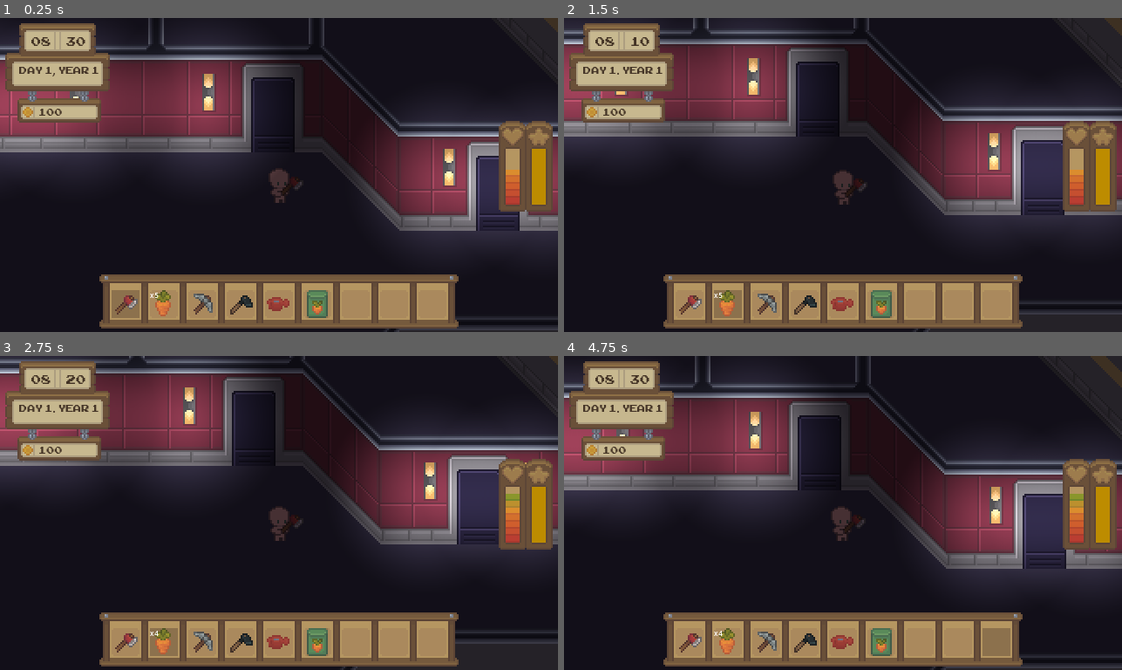
Above: before the commit, frames 1-4 (two rows, left to right).
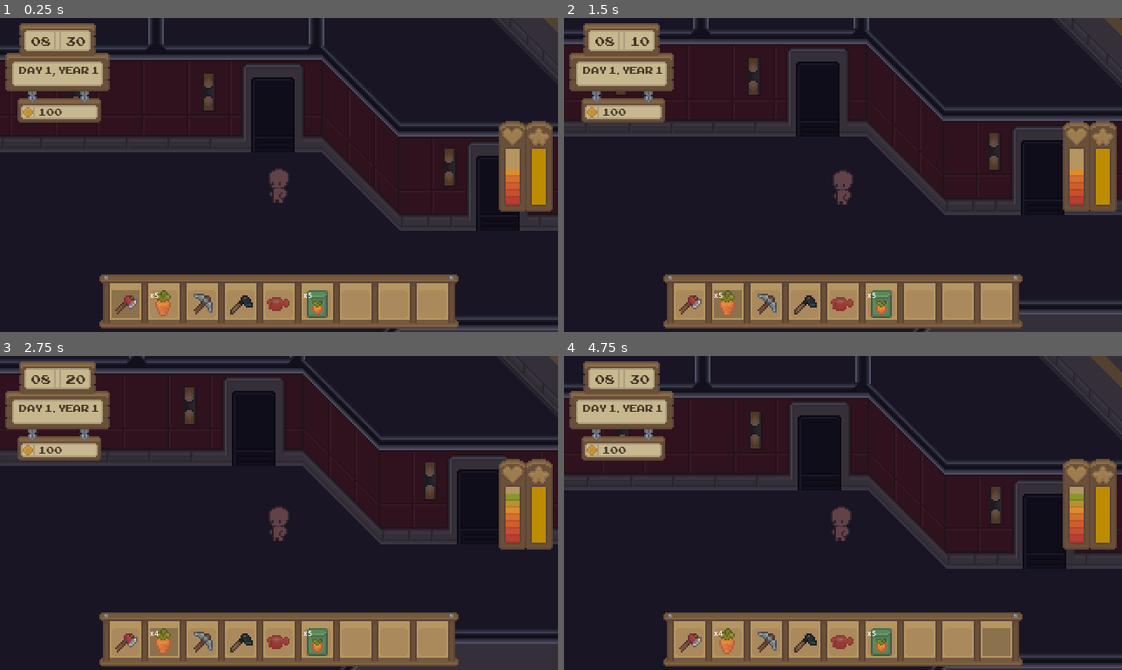
Above: after the commit, the same moments.

Repository: foofoomagoo/StarlightV2
Game: Godot game, scene res://scenes/main/main.tscn
Same seed, same stepped clock (60 frames per second), same inputs: the game is played once before the commit and once after it.
Inputs (mouse positions are in pixels of both pictures, inside the frame that each line leads up to):
- Up to frame 1 (0.25 s): no input
- Up to frame 2 (1.5 s): tap Enter at 0.5 s; move the mouse to (686, 303) at 0.52 s; hold Right (ui_right) 0.53-1.28 s; hold Right mouse button (use_item) 0.53-1.28 s; click (686, 303) at 0.67 s; move the mouse to (725, 303) at 1.27 s; hold Down (ui_down) from 1.28 s (still down); tap E (interact) at 1.35 s; click (725, 303) at 1.42 s
- Up to frame 3 (2.75 s): right-click (161, 641) at 1.55 s; release Down (ui_down) at 2 s; click "Yes" at 2 s
- Up to frame 4 (4.75 s): tap Space at 2.75 s; move the mouse to (686, 641) at 2.77 s; hold Right (ui_right) 2.78-3.53 s; hold Right mouse button (use_item) 2.78-3.53 s; click (686, 641) at 2.92 s; move the mouse to (725, 641) at 3.52 s; hold Up (ui_up) 3.53-4.28 s; tap 1 at 3.6 s; click (725, 641) at 3.67 s; right-click (725, 641) at 3.8 s; tap Enter at 4.25 s; move the mouse to (764, 641) at 4.27 s; hold Left (ui_left) from 4.28 s (still down); hold Right mouse button (use_item) from 4.28 s (still down); tap 9 at 4.35 s; click (764, 641) at 4.42 s

The runs differ from the first frame. In frame 1, 19% of the frame differs, in the area x 0-100%, y 0-100%; in frame 2, 18%; in frame 3, 18%; in frame 4, 19%.

Commit message:
Fixed scene change

Diff:
--- a/entities/player/player.gd
+++ b/entities/player/player.gd
@@ -11,7 +11,8 @@
 func _ready():
 	PlayerManager.player = self
 	animation.active = true
-
+	animation.get("parameters/playback").travel("Idle")
+	animation["parameters/conditions/idle"] = true
 
 func _physics_process(delta):
 	if Globals.can_move:
--- a/entities/player/player.tscn
+++ b/entities/player/player.tscn
@@ -235,7 +235,7 @@
 "times": PackedFloat32Array(0),
 "transitions": PackedFloat32Array(1),
 "update": 1,
-"values": [0]
+"values": [24]
 }
 tracks/1/type = "value"
 tracks/1/imported = false
@@ -247,7 +247,7 @@
 "times": PackedFloat32Array(0),
 "transitions": PackedFloat32Array(1),
 "update": 1,
-"values": [Vector2i(0, 35)]
+"values": [Vector2i(0, 3)]
 }
 tracks/2/type = "value"
 tracks/2/imported = false
@@ -734,20 +734,20 @@
 "values": [8, 9, 10, 11, 12, 13, 14, 15]
 }
 
-[sub_resource type="Animation" id="Animation_aqcjv"]
-resource_name = "water_left"
-length = 0.5
-tracks/0/type = "value"
-tracks/0/imported = false
-tracks/0/enabled = true
-tracks/0/path = NodePath("Sprite2D:frame_coords")
-tracks/0/interp = 1
-tracks/0/loop_wrap = true
-tracks/0/keys = {
-"times": PackedFloat32Array(0),
-"transitions": PackedFloat32Array(1),
-"update": 1,
-"values": [Vector2i(0, 40)]
+[sub_resource type="Animation" id="Animation_moetm"]
+resource_name = "water_down"
+length = 0.5
+tracks/0/type = "value"
+tracks/0/imported = false
+tracks/0/enabled = true
+tracks/0/path = NodePath("Sprite2D:frame_coords")
+tracks/0/interp = 1
+tracks/0/loop_wrap = true
+tracks/0/keys = {
+"times": PackedFloat32Array(0),
+"transitions": PackedFloat32Array(1),
+"update": 1,
+"values": [Vector2i(0, 37)]
 }
 tracks/1/type = "value"
 tracks/1/imported = false
@@ -759,7 +759,7 @@
 "times": PackedFloat32Array(0, 0.1, 0.5),
 "transitions": PackedFloat32Array(1, 1, 1),
 "update": 1,
-"values": [320, 321, 320]
+"values": [296, 297, 296]
 }
 tracks/2/type = "value"
 tracks/2/imported = false
@@ -774,20 +774,20 @@
 "values": [Vector2(0, 5)]
 }
 
-[sub_resource type="Animation" id="Animation_mimni"]
-resource_name = "water_right"
-length = 0.5
-tracks/0/type = "value"
-tracks/0/imported = false
-tracks/0/enabled = true
-tracks/0/path = NodePath("Sprite2D:frame_coords")
-tracks/0/interp = 1
-tracks/0/loop_wrap = true
-tracks/0/keys = {
-"times": PackedFloat32Array(0),
-"transitions": PackedFloat32Array(1),
-"update": 1,
-"values": [Vector2i(0, 39)]
+[sub_resource type="Animation" id="Animation_aqcjv"]
+resource_name = "water_left"
+length = 0.5
+tracks/0/type = "value"
+tracks/0/imported = false
+tracks/0/enabled = true
+tracks/0/path = NodePath("Sprite2D:frame_coords")
+tracks/0/interp = 1
+tracks/0/loop_wrap = true
+tracks/0/keys = {
+"times": PackedFloat32Array(0),
+"transitions": PackedFloat32Array(1),
+"update": 1,
+"values": [Vector2i(0, 40)]
 }
 tracks/1/type = "value"
 tracks/1/imported = false
@@ -799,7 +799,7 @@
 "times": PackedFloat32Array(0, 0.1, 0.5),
 "transitions": PackedFloat32Array(1, 1, 1),
 "update": 1,
-"values": [312, 313, 312]
+"values": [320, 321, 320]
 }
 tracks/2/type = "value"
 tracks/2/imported = false
@@ -814,20 +814,20 @@
 "values": [Vector2(0, 5)]
 }
 
-[sub_resource type="Animation" id="Animation_ic8xl"]
-resource_name = "water_up"
-length = 0.5
-tracks/0/type = "value"
-tracks/0/imported = false
-tracks/0/enabled = true
-tracks/0/path = NodePath("Sprite2D:frame_coords")
-tracks/0/interp = 1
-tracks/0/loop_wrap = true
-tracks/0/keys = {
-"times": PackedFloat32Array(0),
-"transitions": PackedFloat32Array(1),
-"update": 1,
-"values": [Vector2i(0, 38)]
+[sub_resource type="Animation" id="Animation_mimni"]
+resource_name = "water_right"
+length = 0.5
+tracks/0/type = "value"
+tracks/0/imported = false
+tracks/0/enabled = true
+tracks/0/path = NodePath("Sprite2D:frame_coords")
+tracks/0/interp = 1
+tracks/0/loop_wrap = true
+tracks/0/keys = {
+"times": PackedFloat32Array(0),
+"transitions": PackedFloat32Array(1),
+"update": 1,
+"values": [Vector2i(0, 39)]
 }
 tracks/1/type = "value"
 tracks/1/imported = false
@@ -839,7 +839,7 @@
 "times": PackedFloat32Array(0, 0.1, 0.5),
 "transitions": PackedFloat32Array(1, 1, 1),
 "update": 1,
-"values": [304, 305, 304]
+"values": [312, 313, 312]
 }
 tracks/2/type = "value"
 tracks/2/imported = false
@@ -854,20 +854,20 @@
 "values": [Vector2(0, 5)]
 }
 
-[sub_resource type="Animation" id="Animation_moetm"]
-resource_name = "water_down"
-length = 0.5
-tracks/0/type = "value"
-tracks/0/imported = false
-tracks/0/enabled = true
-tracks/0/path = NodePath("Sprite2D:frame_coords")
-tracks/0/interp = 1
-tracks/0/loop_wrap = true
-tracks/0/keys = {
-"times": PackedFloat32Array(0),
-"transitions": PackedFloat32Array(1),
-"update": 1,
-"values": [Vector2i(0, 37)]
+[sub_resource type="Animation" id="Animation_ic8xl"]
+resource_name = "water_up"
+length = 0.5
+tracks/0/type = "value"
+tracks/0/imported = false
+tracks/0/enabled = true
+tracks/0/path = NodePath("Sprite2D:frame_coords")
+tracks/0/interp = 1
+tracks/0/loop_wrap = true
+tracks/0/keys = {
+"times": PackedFloat32Array(0),
+"transitions": PackedFloat32Array(1),
+"update": 1,
+"values": [Vector2i(0, 38)]
 }
 tracks/1/type = "value"
 tracks/1/imported = false
@@ -879,7 +879,7 @@
 "times": PackedFloat32Array(0, 0.1, 0.5),
 "transitions": PackedFloat32Array(1, 1, 1),
 "update": 1,
-"values": [296, 297, 296]
+"values": [304, 305, 304]
 }
 tracks/2/type = "value"
 tracks/2/imported = false
@@ -940,7 +940,7 @@
 texture = ExtResource("2_bu87y")
 hframes = 8
 vframes = 49
-frame = 280
+frame = 24
 
 [node name="AnimationTree" type="AnimationTree" parent="."]
 tree_root = SubResource("AnimationNodeStateMachine_6ji2f")
--- a/globals/WorldManager.gd
+++ b/globals/WorldManager.gd
@@ -1,15 +1,23 @@
 extends Node
 
 signal scene_change(scene: PackedScene)
+signal go_to_sleep
 
-@onready var current_scene: PackedScene = preload("res://scenes/main/levels/ship.tscn")
 @onready var scene_transition = preload("res://scenes/common/scene_transition_ui.tscn")
 
 var current_tilemap: TileMap
 var camera_limits
-var next_scene: PackedScene
+var current_scene
+var next_scene: String
 
-func load_new_scene(scene: PackedScene) -> void:
+#func load_new_scene(scene: PackedScene) -> void:
+#	next_scene = scene
+#	var transition = scene_transition.instantiate()
+#	var ui = get_tree().get_root().get_node("Main/UI")
+#	ui.add_child(transition)
+#	transition.animation_finished.connect(on_scene_faded_out)
+
+func load_new_scene(scene: String) -> void:
 	next_scene = scene
 	var transition = scene_transition.instantiate()
 	var ui = get_tree().get_root().get_node("Main/UI")
@@ -18,4 +26,17 @@
 
 
 func on_scene_faded_out():
+	get_tree().paused = true
 	scene_change.emit(next_scene)
+
+
+func sleep():
+	var transition = scene_transition.instantiate()
+	var ui = get_tree().get_root().get_node("Main/UI")
+	ui.add_child(transition)
+	transition.animation_finished.connect(on_sleep)
+
+
+func on_sleep():
+	get_tree().paused = true
+	go_to_sleep.emit()
--- a/globals/crop_manager.gd
+++ b/globals/crop_manager.gd
@@ -4,7 +4,9 @@
 
 var can_show_seed_grid: bool = false
 
+
 func on_day_tick():
+	print("Day tick")
 	var current_day = TimeManager.day
 	var non_empty = crops.filter(empty_crops)
 
--- a/globals/globals.gd
+++ b/globals/globals.gd
@@ -7,7 +7,7 @@
 
 var game_paused: bool
 var can_move: bool = true
-var disable_controls: bool
+var disable_controls: bool = false
 var store_player
 
 
--- a/globals/player_manager.gd
+++ b/globals/player_manager.gd
@@ -30,7 +30,6 @@
 	InventoryManager.subtract_quantity()
 	player_health = clamp(player_health + data.heal_value, 0, 8)
 	health_tick.emit(player_health)
-	print(player_health)
 
 #	Called when a tool is used from hotbar
 func use_tool(data) -> void:
@@ -53,5 +52,12 @@
 func place_seed(data: DataCrop, index: int):
 	if timer.is_stopped():
 		timer.start()
-		print("Player manager")
 		player._seed(data)
+
+
+func replenish():
+	player_energy = 100
+	player_health = 8
+
+	health_tick.emit(8)
+	energy_tick.emit(-100)
--- a/globals/time_manager.gd
+++ b/globals/time_manager.gd
@@ -52,11 +52,12 @@
 
 
 func sleep() -> void:
+	minute = 0
 	hour = 8
 	day += 1
 	if day >= 30:
 		day = 1
 		year += 1
 
-#	CropManager.on_day_tick()
+	CropManager.on_day_tick()
 	time_tick.emit()
--- a/repo/player_inventory.tres
+++ b/repo/player_inventory.tres
@@ -37,7 +37,7 @@
 [sub_resource type="Resource" id="Resource_5psxr"]
 script = ExtResource("3_mwsmf")
 item_data = ExtResource("8_5m2dt")
-quantity = 1
+quantity = 5
 
 [resource]
 script = ExtResource("1_5xkao")
--- a/repo/stone.tres
+++ b/repo/stone.tres
@@ -11,6 +11,7 @@
 script = ExtResource("1_4u1ae")
 ITEM_NAME = "Stone"
 ITEM_TEXTURE = SubResource("AtlasTexture_1xq37")
+ITEM_TYPE = ""
 STACKABLE = true
 HOVER_TEXT = "A stone used for stuff."
 STATIC = false
--- a/scenes/common/crop.gd
+++ b/scenes/common/crop.gd
@@ -44,8 +44,10 @@
 
 
 func load_crop_info():
+	print(grow_state)
 	days_to_grow = crop.time_to_grow
 	sprite.texture  = crop.crop_texture
+	sprite.hframes = crop.phases
 	sprite.set_frame(grow_state)
 	if watered:
 		ground.modulate = Color(0.647059, 0.164706, 0.164706, 1)
@@ -62,7 +64,7 @@
 func plant_crop():
 	day_planted = TimeManager.day
 	sprite.set_frame(grow_state)
-	grow_state = 1
+	grow_state = 0
 	sprite.hframes = crop.phases
 
 	var crop_info: Dictionary = {
--- a/scenes/common/crop.tscn
+++ b/scenes/common/crop.tscn
@@ -8,8 +8,8 @@
 atlas = ExtResource("2_uofgh")
 region = Rect2(128, 144, 16, 16)
 
-[sub_resource type="CircleShape2D" id="CircleShape2D_or43p"]
-radius = 7.0
+[sub_resource type="RectangleShape2D" id="RectangleShape2D_06dov"]
+size = Vector2(16, 16)
 
 [node name="Crop" type="Node2D"]
 script = ExtResource("1_mhvpr")
@@ -28,7 +28,7 @@
 interact_type = "crop"
 
 [node name="CollisionShape2D" type="CollisionShape2D" parent="InteractArea"]
-shape = SubResource("CircleShape2D_or43p")
+shape = SubResource("RectangleShape2D_06dov")
 
 [connection signal="mouse_entered" from="InteractArea" to="." method="_on_interact_area_mouse_entered"]
 [connection signal="mouse_exited" from="InteractArea" to="." method="_on_interact_area_mouse_exited"]
--- a/scenes/common/scene_transition.gd
+++ b/scenes/common/scene_transition.gd
@@ -1,9 +1,11 @@
 extends Area2D
 
-@export var scene_to_load: PackedScene
-
+#@export var scene_to_load: PackedScene
+@export var scene_to_load: String
 
 func _on_body_entered(body):
-	Globals.can_move = false
-	WorldManager.load_new_scene(scene_to_load)
-	PlayerManager.player._freeze()
+	if scene_to_load:
+		PlayerManager.player._freeze()
+		Globals.can_move = false
+		Globals.toggle_controls()
+		WorldManager.load_new_scene(scene_to_load)
--- a/scenes/common/scene_transition.tscn
+++ b/scenes/common/scene_transition.tscn
@@ -12,7 +12,6 @@
 script = ExtResource("1_ovhb6")
 
 [node name="CollisionShape2D" type="CollisionShape2D" parent="."]
-position = Vector2(-102, 45)
 shape = SubResource("RectangleShape2D_4l33r")
 
 [connection signal="body_entered" from="." to="." method="_on_body_entered"]
--- a/scenes/main/GameWorld.gd
+++ b/scenes/main/GameWorld.gd
@@ -1,26 +1,44 @@
 extends Node2D
 
 @onready var player = preload("res://entities/player/player.tscn")
+@onready var starting_area = preload("res://scenes/main/levels/starting_area.tscn")
 
 # Called when the node enters the scene tree for the first time.
 func _ready():
 	WorldManager.scene_change.connect(on_scene_change)
+	WorldManager.go_to_sleep.connect(on_sleep)
 
+	var starting_scene = starting_area.instantiate()
+	add_child(starting_scene)
 
 func remove_scene() -> void:
 	for child in get_children():
 		remove_child(child)
 
-func on_scene_change(scene: PackedScene):
+func on_scene_change(scene: String):
 	remove_scene()
 
 	#	Load the next scene
-	var new_scene = scene.instantiate()
-	add_child(new_scene)
+	var new_scene = load(scene)
+	var scene_instance = new_scene.instantiate()
+	add_child(scene_instance)
 
 	#	Load player
 	var player_instance = player.instantiate()
 	get_child(0).get_node("YSort").add_child(player_instance)
 
 	#	Allow for movement
+	await get_tree().create_timer(1).timeout
+	Globals.toggle_controls()
+	get_tree().paused = false
 	Globals.can_move = true
+
+
+func on_sleep() -> void:
+	PlayerManager.player.position = Vector2(0, 0)
+	PlayerManager.replenish()
+	TimeManager.sleep()
+	await get_tree().create_timer(1).timeout
+	Globals.toggle_controls()
+	get_tree().paused = false
+	Globals.can_move = true
--- a/scenes/main/hotbar.gd
+++ b/scenes/main/hotbar.gd
@@ -26,7 +26,7 @@
 	children[index].color = Color("#8c714d")
 
 func _process(delta):
-	if Input.is_action_pressed("use_item"):
+	if Input.is_action_pressed("use_item") and !Globals.disable_controls:
 		var slot_data = inventory.slot_datas[selected_index]
 		if slot_data:
 			slot_data.item_data.use(selected_index)
--- /dev/null
+++ b/scenes/main/levels/Sleep.gd
@@ -0,0 +1,7 @@
+extends Area2D
+
+func _on_body_entered(body):
+	PlayerManager.player._freeze()
+	Globals.can_move = false
+	Globals.toggle_controls()
+	WorldManager.sleep()
--- /dev/null
+++ b/scenes/main/levels/planet.gd
@@ -0,0 +1,30 @@
+extends Node2D
+
+@onready var camera_limits: Array[int] = [-2000, -2000, 2000, 2000]
+@onready var tilemap = $TileMap
+@onready var tree = preload("res://scenes/common/tree.tscn")
+@onready var rock = preload("res://scenes/common/rock.tscn")
+#@onready var twig = preload("res://scenes/environment/twig.tscn")
+@onready var crop_scene = preload("res://scenes/common/crop.tscn")
+@onready var ysort = $YSort
+@onready var scene_name = "Spring"
+
+var player_position: Vector2i
+var world_data
+
+
+func _ready():
+	WorldManager.current_scene = self
+	load_crops()
+
+
+func load_crops():
+	for i in CropManager.crops:
+		var crop = crop_scene.instantiate()
+		crop.crop = i["crop"]
+		crop.position = Vector2(i["pos_x"], i["pos_y"])
+		crop.grow_state = i["grow_state"]
+		crop.day_planted = i["day_planted"]
+		crop.watered = i["watered"]
+		crop.new = i["new"]
+		get_node("YSort").add_child(crop)
--- a/scenes/main/levels/planet.tscn
+++ b/scenes/main/levels/planet.tscn
@@ -1,10 +1,13 @@
-[gd_scene load_steps=4 format=3 uid="uid://chbuywgw6rtw8"]
+[gd_scene load_steps=6 format=3 uid="uid://chbuywgw6rtw8"]
 
 [ext_resource type="TileSet" uid="uid://chp0dxyplxetx" path="res://tilesets/planet.tres" id="1_himro"]
+[ext_resource type="Script" path="res://scenes/main/levels/planet.gd" id="1_yf2dr"]
 [ext_resource type="Script" path="res://scenes/main/levels/TileMap.gd" id="2_i7e1c"]
 [ext_resource type="PackedScene" uid="uid://br0a0ehkagcb7" path="res://scenes/common/tree.tscn" id="2_y22i4"]
+[ext_resource type="PackedScene" uid="uid://dg00h63ep7hqm" path="res://scenes/common/scene_transition.tscn" id="4_uhfbx"]
 
 [node name="Planet" type="Node2D"]
+script = ExtResource("1_yf2dr")
 
 [node name="TileMap" type="TileMap" parent="."]
 y_sort_enabled = true
@@ -21,3 +24,7 @@
 
 [node name="Tree" parent="YSort" instance=ExtResource("2_y22i4")]
 position = Vector2(40, 31)
+
+[node name="SceneTransition" parent="." instance=ExtResource("4_uhfbx")]
+position = Vector2(73, 27)
+scene_to_load = "res://scenes/main/levels/starting_area.tscn"
--- a/scenes/main/levels/ship.tscn
+++ b/scenes/main/levels/starting-ship.tscn
@@ -1,9 +1,8 @@
 [gd_scene load_steps=7 format=3 uid="uid://dfm4dr56id0be"]
 
-[ext_resource type="Script" path="res://scenes/main/levels/ship.gd" id="1_twp0k"]
-[ext_resource type="Texture2D" uid="uid://biub0x00hducd" path="res://scenes/main/levels/ship.png" id="2_x2fai"]
-[ext_resource type="PackedScene" uid="uid://dg00h63ep7hqm" path="res://scenes/common/scene_transition.tscn" id="3_7khfk"]
-[ext_resource type="PackedScene" uid="uid://chbuywgw6rtw8" path="res://scenes/main/levels/planet.tscn" id="4_wxdl6"]
+[ext_resource type="Texture2D" uid="uid://biub0x00hducd" path="res://scenes/main/levels/ship.png" id="2_deb4e"]
+[ext_resource type="PackedScene" uid="uid://dg00h63ep7hqm" path="res://scenes/common/scene_transition.tscn" id="3_aekke"]
+[ext_resource type="Script" path="res://scenes/main/levels/Sleep.gd" id="5_cymqn"]
 
 [sub_resource type="Gradient" id="Gradient_bs324"]
 interpolation_mode = 2
@@ -17,18 +16,18 @@
 fill_from = Vector2(0.487179, 0.555556)
 fill_to = Vector2(0.153, 0.244)
 
+[sub_resource type="RectangleShape2D" id="RectangleShape2D_62si8"]
+
 [node name="Ship" type="Node2D"]
-script = ExtResource("1_twp0k")
 
 [node name="CanvasModulate" type="CanvasModulate" parent="."]
 color = Color(0.305882, 0.278431, 0.329412, 1)
 
 [node name="Sprite2D" type="Sprite2D" parent="."]
-texture = ExtResource("2_x2fai")
+texture = ExtResource("2_deb4e")
 
-[node name="SceneTransition" parent="." instance=ExtResource("3_7khfk")]
-position = Vector2(99, -86)
-scene_to_load = ExtResource("4_wxdl6")
+[node name="SceneTransition" parent="." instance=ExtResource("3_aekke")]
+position = Vector2(-2, -36)
 
 [node name="PointLight2D" type="PointLight2D" parent="."]
 position = Vector2(-168, -48)
@@ -49,3 +48,21 @@
 [node name="PointLight2D5" type="PointLight2D" parent="."]
 position = Vector2(153, -4)
 texture = SubResource("GradientTexture2D_bvd8l")
+
+[node name="ColorRect" type="ColorRect" parent="."]
+offset_left = 72.0
+offset_top = 38.0
+offset_right = 112.0
+offset_bottom = 78.0
+
+[node name="Area2D" type="Area2D" parent="."]
+collision_layer = 0
+collision_mask = 2
+monitorable = false
+script = ExtResource("5_cymqn")
+
+[node name="CollisionShape2D" type="CollisionShape2D" parent="Area2D"]
+position = Vector2(84, 60)
+shape = SubResource("RectangleShape2D_62si8")
+
+[connection signal="body_entered" from="Area2D" to="Area2D" method="_on_body_entered"]
--- /dev/null
+++ b/scenes/main/levels/starting_area.tscn
@@ -0,0 +1,23 @@
+[gd_scene load_steps=4 format=3 uid="uid://dgn8js73sdli2"]
+
+[ext_resource type="Texture2D" uid="uid://biub0x00hducd" path="res://scenes/main/levels/ship.png" id="1_h25xi"]
+[ext_resource type="PackedScene" uid="uid://dg00h63ep7hqm" path="res://scenes/common/scene_transition.tscn" id="2_b8gjr"]
+[ext_resource type="Script" path="res://scenes/main/levels/Sleep.gd" id="3_hdmnm"]
+
+[node name="StartingArea" type="Node2D"]
+
+[node name="CanvasModulate" type="CanvasModulate" parent="."]
+color = Color(0.423529, 0.384314, 0.470588, 1)
+
+[node name="Sprite2D" type="Sprite2D" parent="."]
+texture = ExtResource("1_h25xi")
+
+[node name="YSort" type="Node2D" parent="."]
+
+[node name="PlanetTransition" parent="." instance=ExtResource("2_b8gjr")]
+position = Vector2(-3, -38)
+scene_to_load = "res://scenes/main/levels/planet.tscn"
+
+[node name="Sleep" parent="." instance=ExtResource("2_b8gjr")]
+position = Vector2(124, 9)
+script = ExtResource("3_hdmnm")
--- a/scenes/main/main.tscn
+++ b/scenes/main/main.tscn
@@ -1,10 +1,9 @@
-[gd_scene load_steps=28 format=3 uid="uid://cp5ihgml61hyt"]
+[gd_scene load_steps=27 format=3 uid="uid://cp5ihgml61hyt"]
 
 [ext_resource type="PackedScene" uid="uid://ced26kkb18c2h" path="res://entities/player/player.tscn" id="1_or634"]
 [ext_resource type="PackedScene" uid="uid://brlfpwr8gicc4" path="res://ui/ui.tscn" id="1_qqueq"]
 [ext_resource type="Script" path="res://scenes/main/MainCamera.gd" id="1_rcmua"]
 [ext_resource type="Script" path="res://scenes/main/GameWorld.gd" id="2_n6vs3"]
-[ext_resource type="PackedScene" uid="uid://dfm4dr56id0be" path="res://scenes/main/levels/ship.tscn" id="3_2hffu"]
 [ext_resource type="Script" path="res://ui/ui.gd" id="3_dxe1r"]
 [ext_resource type="PackedScene" uid="uid://cdj3bfmyo2clw" path="res://ui/inventory/inventory.tscn" id="3_n4jq7"]
 [ext_resource type="PackedScene" uid="uid://7dwk8c3s0ei8" path="res://ui/inventory/slot.tscn" id="5_821q5"]
@@ -48,12 +47,11 @@
 [node name="Main" type="Node2D"]
 
 [node name="MainCamera" type="Camera2D" parent="."]
+process_mode = 3
 script = ExtResource("1_rcmua")
 
 [node name="GameWorld" type="Node2D" parent="."]
 script = ExtResource("2_n6vs3")
-
-[node name="Ship" parent="GameWorld" instance=ExtResource("3_2hffu")]
 
 [node name="Player" parent="GameWorld" instance=ExtResource("1_or634")]
 
